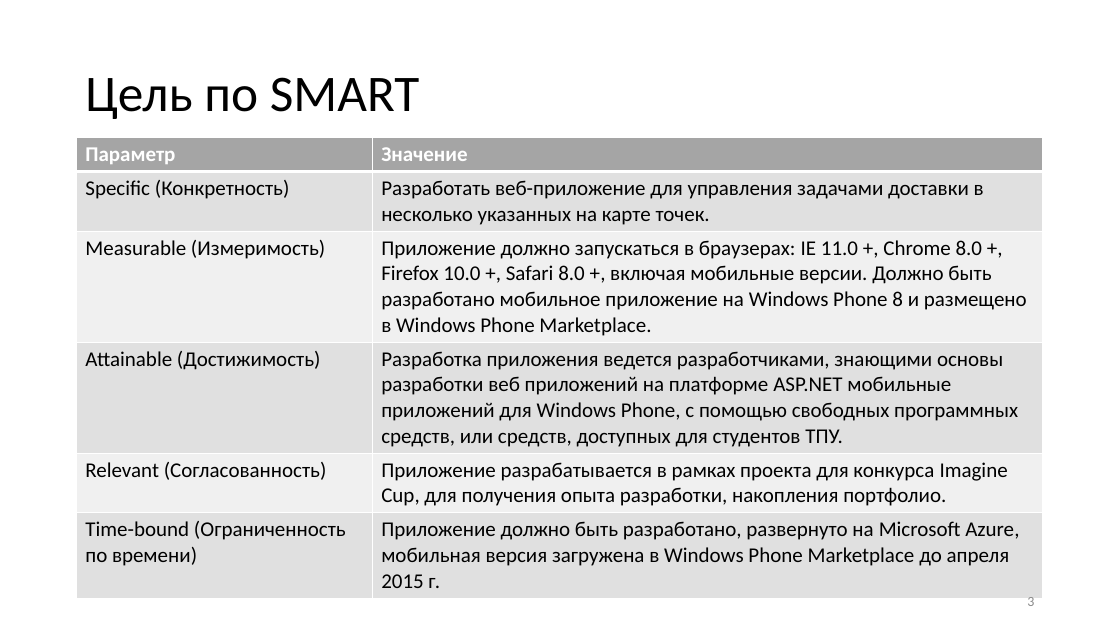
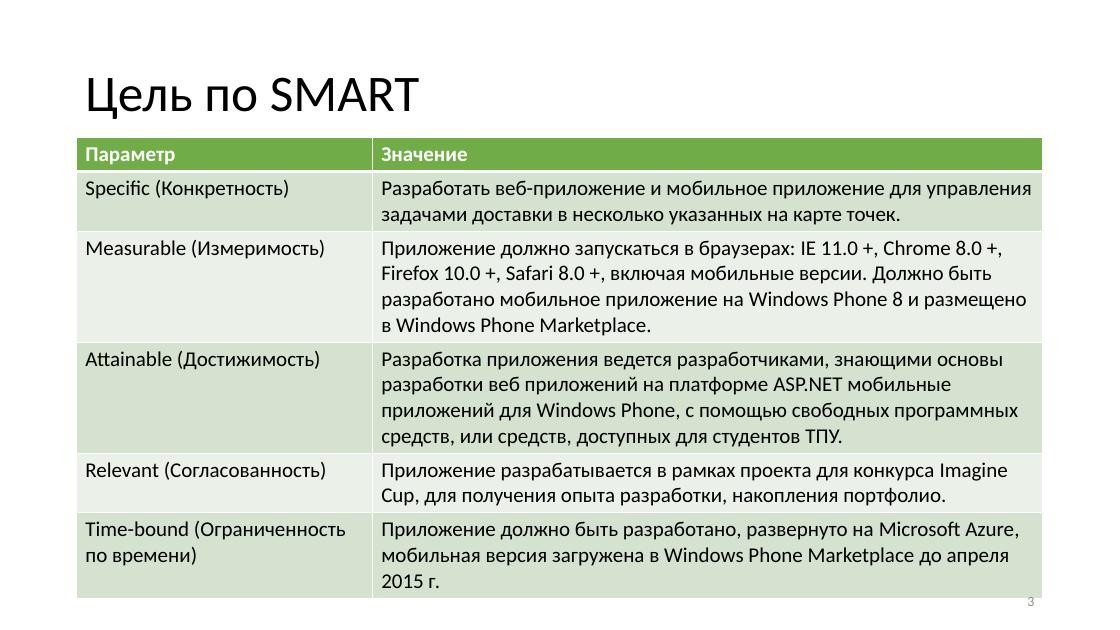
Before and after one commit to nocom91/GeoTime, a slide deck: slide 3 of Документы/GeoTimePresentation-remake.pptx. Drawn at 1120x630 pixels with LibreOffice and Linux fonts; fonts in the diff are those of the drawing; background and template pictures are left out. Boxes give left, top, right and bottom in pixels: in the first picture for what was removed or moved away, otherwise in the second. Text is boxed around its words. In the diff, an @@ line names an element or a change of style, - is before the commit and + after.

```diff
--- a/Документы/GeoTimePresentation-remake.pptx
+++ b/Документы/GeoTimePresentation-remake.pptx
@@ table at bbox=[77, 138, 1044, 592] @@
-row 2, column 2: Разработать веб-приложение для управления задачами доставки в несколько указанных на карте точек.
+row 2, column 2: Разработать веб-приложение и мобильное приложение для управления задачами доставки в несколько указанных на карте точек.
@@ fill #A5A5A5 to #70AD47 in row 1 @@
@@ fill #E1E1E1 to #D5E3CF in 6 cells @@
@@ fill #F0F0F0 to #EBF1E9 in 4 cells @@
```
Also in this commit, not shown: 6 other slides changed.
